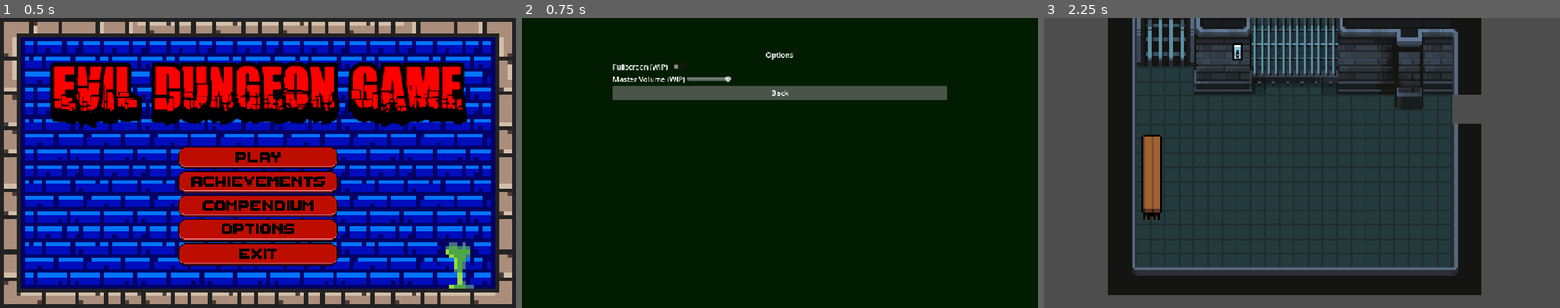
Above: before the commit, frames 1-3 (left to right).
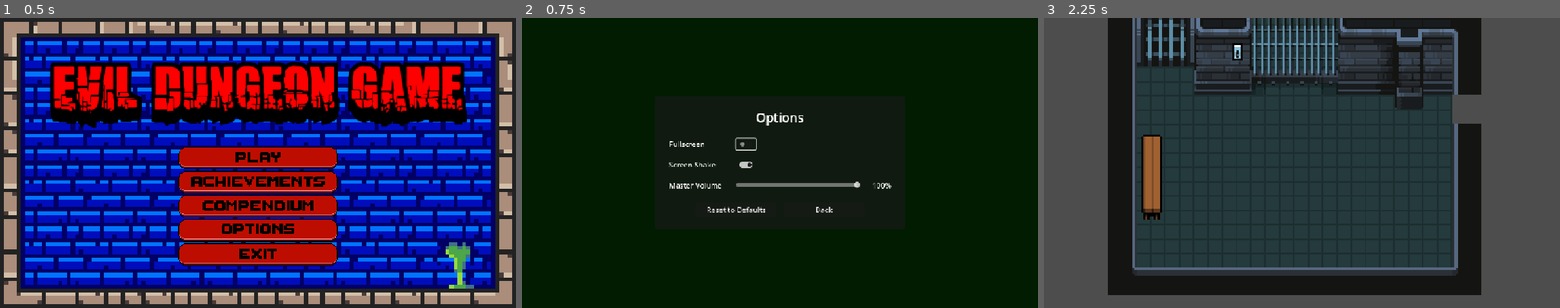
Above: after the commit, the same moments.

Repository: Maximgg21/A401-Project
Game: Godot game, scene res://scenes/ui/main_menu.tscn
Same seed, same stepped clock (60 frames per second), same inputs: the game is played once before the commit and once after it.
Inputs (mouse positions are in pixels of both pictures, inside the frame that each line leads up to):
- Up to frame 1 (0.5 s): no input
- Up to frame 2 (0.75 s): click (780, 229) at 0.5 s
- Up to frame 3 (2.25 s): click "Back" at 1.25 s; click (1302, 157) at 2 s

Frame 1 is identical in both runs. In frame 2, 4.8% of the frame differs, in the area x 17-83%, y 11-68%; in frame 3, nothing differs.

Commit message:
Functional options menu
Obviously added fullscreen and volume control, but also added a screen shake toggle in case we ever add shake effects

Diff:
--- /dev/null
+++ b/autoload/screen_shake.gd
@@ -0,0 +1,64 @@
+extends Node
+## Shakes the 2D view for a moment. Call it from anywhere:
+##     ScreenShake.shake()  # default hit
+##     ScreenShake.shake(14.0, 0.5)  # big hit: strength in pixels, duration in seconds
+##
+## Does nothing when the player has turned Screen Shake off in Options.
+##
+## It nudges the viewport's canvas transform, which moves everything on the default
+## canvas layer (the game world and the combat HUD). Nodes on their own CanvasLayer,
+## like the achievement popup and the brightness overlay, stay put.
+## The project has no Camera2D yet. If one is added, it overwrites the canvas
+## transform, so change _set_offset() to move the camera's offset instead.
+
+const DEFAULT_STRENGTH := 8.0
+const DEFAULT_DURATION := 0.3
+
+var _strength := 0.0
+var _duration := 0.0
+var _time_left := 0.0
+var _base_origin := Vector2.ZERO
+
+
+func _ready() -> void:
+	process_mode = Node.PROCESS_MODE_ALWAYS
+	set_process(false)
+
+
+func shake(strength: float = DEFAULT_STRENGTH, duration: float = DEFAULT_DURATION) -> void:
+	if not Settings.screen_shake_enabled or duration <= 0.0:
+		return
+
+	if _time_left > 0.0:
+		# Already shaking: only take over if the new shake beats what is left of this one.
+		var remaining_strength := _strength * _time_left / _duration
+		if strength <= remaining_strength:
+			return
+	else:
+		_base_origin = get_viewport().canvas_transform.origin
+
+	_strength = strength
+	_duration = duration
+	_time_left = duration
+	set_process(true)
+
+
+func _process(delta: float) -> void:
+	_time_left -= delta
+	# Also stops straight away if Screen Shake gets switched off mid-shake.
+	if _time_left <= 0.0 or not Settings.screen_shake_enabled:
+		_time_left = 0.0
+		_set_offset(Vector2.ZERO)
+		set_process(false)
+		return
+
+	var falloff := _time_left / _duration
+	var jitter := Vector2(randf_range(-1.0, 1.0), randf_range(-1.0, 1.0))
+	_set_offset(jitter * _strength * falloff)
+
+
+func _set_offset(offset: Vector2) -> void:
+	var viewport := get_viewport()
+	var canvas_transform := viewport.canvas_transform
+	canvas_transform.origin = _base_origin + offset
+	viewport.canvas_transform = canvas_transform
--- /dev/null
+++ b/autoload/settings.gd
@@ -0,0 +1,123 @@
+extends Node
+
+const SAVE_PATH := "user://settings.cfg"
+const SECTION := "settings"
+const SAVE_DELAY_SECONDS := 0.5
+
+const DEFAULT_FULLSCREEN := false
+const DEFAULT_SCREEN_SHAKE := true
+const DEFAULT_MASTER_VOLUME := 1.0
+
+const OVERLAY_LAYER := 128
+
+var fullscreen := DEFAULT_FULLSCREEN:
+	set(value):
+		if value == fullscreen:
+			return
+		fullscreen = value
+		_apply_fullscreen()
+		_queue_save()
+
+var screen_shake_enabled := DEFAULT_SCREEN_SHAKE:
+	set(value):
+		if value == screen_shake_enabled:
+			return
+		screen_shake_enabled = value
+		_queue_save()
+
+var master_volume := DEFAULT_MASTER_VOLUME:
+	set(value):
+		value = clampf(value, 0.0, 1.0)
+		if is_equal_approx(value, master_volume):
+			return
+		master_volume = value
+		_apply_master_volume()
+		_queue_save()
+
+var _loading := false
+var _dirty := false
+var _save_timer: Timer
+
+
+func _ready() -> void:
+	process_mode = Node.PROCESS_MODE_ALWAYS
+	_build_save_timer()
+	_load_from_disk()
+	_apply_all()
+
+
+func _notification(what: int) -> void:
+	if what == NOTIFICATION_WM_CLOSE_REQUEST or what == NOTIFICATION_EXIT_TREE:
+		flush()
+
+
+func reset_to_defaults() -> void:
+	fullscreen = DEFAULT_FULLSCREEN
+	screen_shake_enabled = DEFAULT_SCREEN_SHAKE
+	master_volume = DEFAULT_MASTER_VOLUME
+
+
+func save() -> void:
+	_dirty = false
+	_save_timer.stop()
+
+	var config := ConfigFile.new()
+	config.set_value(SECTION, "fullscreen", fullscreen)
+	config.set_value(SECTION, "screen_shake_enabled", screen_shake_enabled)
+	config.set_value(SECTION, "master_volume", master_volume)
+
+	var error := config.save(SAVE_PATH)
+	if error != OK:
+		push_warning("Settings: could not save %s (error %d)" % [SAVE_PATH, error])
+
+
+func flush() -> void:
+	if _dirty:
+		save()
+
+
+func _build_save_timer() -> void:
+	_save_timer = Timer.new()
+	_save_timer.one_shot = true
+	_save_timer.wait_time = SAVE_DELAY_SECONDS
+	_save_timer.timeout.connect(flush)
+	add_child(_save_timer)
+
+
+func _load_from_disk() -> void:
+	var config := ConfigFile.new()
+	if config.load(SAVE_PATH) != OK:
+		return
+
+	_loading = true
+	fullscreen = bool(config.get_value(SECTION, "fullscreen", DEFAULT_FULLSCREEN))
+	screen_shake_enabled = bool(
+		config.get_value(SECTION, "screen_shake_enabled", DEFAULT_SCREEN_SHAKE)
+	)
+	master_volume = float(config.get_value(SECTION, "master_volume", DEFAULT_MASTER_VOLUME))
+	_loading = false
+
+
+func _queue_save() -> void:
+	if _loading:
+		return
+	_dirty = true
+	_save_timer.start()
+
+
+func _apply_all() -> void:
+	_apply_fullscreen()
+	_apply_master_volume()
+
+
+func _apply_fullscreen() -> void:
+	var mode := DisplayServer.WINDOW_MODE_WINDOWED
+	if fullscreen:
+		mode = DisplayServer.WINDOW_MODE_FULLSCREEN
+	DisplayServer.window_set_mode(mode)
+
+
+func _apply_master_volume() -> void:
+	var bus := AudioServer.get_bus_index(&"Master")
+	AudioServer.set_bus_mute(bus, master_volume <= 0.0)
+	AudioServer.set_bus_volume_db(bus, linear_to_db(maxf(master_volume, 0.0001)))
--- a/project.godot
+++ b/project.godot
@@ -19,6 +19,8 @@
 
 RunState="*uid://c6pikp7gxn2ck"
 Achievements="*uid://db4kvslvpwwmw"
+ScreenShake="*uid://qh6kagh3vmd3"
+Settings="*uid://bpg03ptbo0lcx"
 
 [display]
 
--- a/scenes/ui/options.gd
+++ b/scenes/ui/options.gd
@@ -1,12 +1,74 @@
-extends Node
+extends Control
 
-@onready var back_button: Button = $VBoxContainer/BackButton
+const MAIN_MENU_PATH := "res://scenes/ui/main_menu.tscn"
+const SHAKE_PREVIEW_STRENGTH := 8.0
+const SHAKE_PREVIEW_SECONDS := 0.3
+
+@onready var fullscreen_toggle: CheckButton = %FullscreenToggle
+@onready var screen_shake_toggle: CheckButton = %ScreenShakeToggle
+@onready var volume_slider: HSlider = %VolumeSlider
+@onready var volume_value: Label = %VolumeValue
+@onready var reset_button: Button = %ResetButton
+@onready var back_button: Button = %BackButton
 
 
-# Called when the node enters the scene tree for the first time.
 func _ready() -> void:
-	back_button.pressed.connect(_on_back_pressed)
+	volume_slider.min_value = 0.0
+	volume_slider.max_value = 100.0
+	volume_slider.step = 1.0
+
+	_refresh_from_settings()
+
+	fullscreen_toggle.toggled.connect(_on_fullscreen_toggled)
+	screen_shake_toggle.toggled.connect(_on_screen_shake_toggled)
+	volume_slider.value_changed.connect(_on_volume_changed)
+	reset_button.pressed.connect(_on_reset_pressed)
+	back_button.pressed.connect(_go_back)
+
+	fullscreen_toggle.grab_focus()
 
 
-func _on_back_pressed() -> void:
-	get_tree().change_scene_to_file("res://scenes/ui/main_menu.tscn")
+func _unhandled_input(event: InputEvent) -> void:
+	if event.is_action_pressed("ui_cancel"):
+		get_viewport().set_input_as_handled()
+		_go_back()
+
+
+func _exit_tree() -> void:
+	Settings.flush()
+
+
+func _refresh_from_settings() -> void:
+	fullscreen_toggle.set_pressed_no_signal(Settings.fullscreen)
+	screen_shake_toggle.set_pressed_no_signal(Settings.screen_shake_enabled)
+	volume_slider.set_value_no_signal(Settings.master_volume * 100.0)
+	_update_value_labels()
+
+
+func _update_value_labels() -> void:
+	volume_value.text = "%d%%" % roundi(Settings.master_volume * 100.0)
+
+
+func _on_fullscreen_toggled(enabled: bool) -> void:
+	Settings.fullscreen = enabled
+
+
+func _on_screen_shake_toggled(enabled: bool) -> void:
+	Settings.screen_shake_enabled = enabled
+	if enabled:
+		# A small demo so the player feels what they just turned on.
+		ScreenShake.shake(SHAKE_PREVIEW_STRENGTH, SHAKE_PREVIEW_SECONDS)
+
+
+func _on_volume_changed(value: float) -> void:
+	Settings.master_volume = value / 100.0
+	_update_value_labels()
+
+
+func _on_reset_pressed() -> void:
+	Settings.reset_to_defaults()
+	_refresh_from_settings()
+
+
+func _go_back() -> void:
+	get_tree().change_scene_to_file(MAIN_MENU_PATH)
--- a/scenes/ui/options.tscn
+++ b/scenes/ui/options.tscn
@@ -2,7 +2,7 @@
 
 [ext_resource type="Script" uid="uid://bstcfjbxbv1qn" path="res://scenes/ui/options.gd" id="1_5v8ap"]
 
-[node name="Options" type="Control" unique_id=127536689]
+[node name="Options" type="Control" unique_id=245378608]
 layout_mode = 3
 anchors_preset = 15
 anchor_right = 1.0
@@ -11,7 +11,7 @@
 grow_vertical = 2
 script = ExtResource("1_5v8ap")
 
-[node name="OptionsBG" type="ColorRect" parent="." unique_id=1670157328]
+[node name="OptionsBG" type="ColorRect" parent="." unique_id=1312164540]
 layout_mode = 1
 anchors_preset = 15
 anchor_right = 1.0
@@ -20,52 +20,97 @@
 grow_vertical = 2
 color = Color(0.006638326, 0.10976923, 0.0050044092, 1)
 
-[node name="VBoxContainer" type="VBoxContainer" parent="." unique_id=1069121931]
-custom_minimum_size = Vector2(100, 0)
+[node name="Center" type="CenterContainer" parent="." unique_id=819192865]
 layout_mode = 1
-anchors_preset = 8
-anchor_left = 0.5
-anchor_top = 0.5
-anchor_right = 0.5
-anchor_bottom = 0.5
-offset_left = -373.75
-offset_top = -254.25
-offset_right = 373.75
-offset_bottom = 254.25
+anchors_preset = 15
+anchor_right = 1.0
+anchor_bottom = 1.0
 grow_horizontal = 2
 grow_vertical = 2
 
-[node name="Label" type="Label" parent="VBoxContainer" unique_id=768489118]
+[node name="Panel" type="PanelContainer" parent="Center" unique_id=704117351]
+custom_minimum_size = Vector2(560, 0)
 layout_mode = 2
+
+[node name="Margin" type="MarginContainer" parent="Center/Panel" unique_id=1994348680]
+layout_mode = 2
+theme_override_constants/margin_left = 32
+theme_override_constants/margin_top = 28
+theme_override_constants/margin_right = 32
+theme_override_constants/margin_bottom = 28
+
+[node name="Layout" type="VBoxContainer" parent="Center/Panel/Margin" unique_id=818051540]
+layout_mode = 2
+theme_override_constants/separation = 28
+
+[node name="Title" type="Label" parent="Center/Panel/Margin/Layout" unique_id=2082321677]
+layout_mode = 2
+theme_override_font_sizes/font_size = 28
 text = "Options"
 horizontal_alignment = 1
 
-[node name="Fullscreen" type="HBoxContainer" parent="VBoxContainer" unique_id=477847647]
+[node name="Rows" type="GridContainer" parent="Center/Panel/Margin/Layout" unique_id=373402143]
 layout_mode = 2
+theme_override_constants/h_separation = 32
+theme_override_constants/v_separation = 22
+columns = 2
 
-[node name="Label" type="Label" parent="VBoxContainer/Fullscreen" unique_id=484678285]
+[node name="FullscreenLabel" type="Label" parent="Center/Panel/Margin/Layout/Rows" unique_id=435626677]
 layout_mode = 2
-text = "Fullscreen (WIP)"
+text = "Fullscreen"
 
-[node name="FullscreenToggle" type="CheckButton" parent="VBoxContainer/Fullscreen" unique_id=1503467656]
+[node name="FullscreenToggle" type="CheckButton" parent="Center/Panel/Margin/Layout/Rows" unique_id=888068191]
+unique_name_in_owner = true
 layout_mode = 2
-size_flags_horizontal = 4
-size_flags_vertical = 4
+size_flags_horizontal = 0
 
-[node name="MasterVolume" type="HBoxContainer" parent="VBoxContainer" unique_id=91352240]
+[node name="ScreenShakeLabel" type="Label" parent="Center/Panel/Margin/Layout/Rows" unique_id=965141202]
 layout_mode = 2
+text = "Screen Shake"
 
-[node name="Label" type="Label" parent="VBoxContainer/MasterVolume" unique_id=1133206111]
+[node name="ScreenShakeToggle" type="CheckButton" parent="Center/Panel/Margin/Layout/Rows" unique_id=1779646491]
+unique_name_in_owner = true
 layout_mode = 2
-text = "Master Volume (WIP)"
+size_flags_horizontal = 0
+button_pressed = true
 
-[node name="MasterSlider" type="HSlider" parent="VBoxContainer/MasterVolume" unique_id=1200398948]
-custom_minimum_size = Vector2(100, 0)
+[node name="VolumeLabel" type="Label" parent="Center/Panel/Margin/Layout/Rows" unique_id=1411197132]
 layout_mode = 2
+text = "Master Volume"
+
+[node name="VolumeControl" type="HBoxContainer" parent="Center/Panel/Margin/Layout/Rows" unique_id=1754237654]
+layout_mode = 2
+size_flags_horizontal = 3
+theme_override_constants/separation = 12
+
+[node name="VolumeSlider" type="HSlider" parent="Center/Panel/Margin/Layout/Rows/VolumeControl" unique_id=1811861953]
+unique_name_in_owner = true
+custom_minimum_size = Vector2(240, 0)
+layout_mode = 2
+size_flags_horizontal = 3
 size_flags_vertical = 4
 value = 100.0
 
-[node name="BackButton" type="Button" parent="VBoxContainer" unique_id=32103763]
-modulate = Color(4.768765, 4.768765, 4.768765, 1)
+[node name="VolumeValue" type="Label" parent="Center/Panel/Margin/Layout/Rows/VolumeControl" unique_id=595615604]
+unique_name_in_owner = true
+custom_minimum_size = Vector2(56, 0)
+layout_mode = 2
+text = "100%"
+horizontal_alignment = 2
+
+[node name="Buttons" type="HBoxContainer" parent="Center/Panel/Margin/Layout" unique_id=1892016131]
+layout_mode = 2
+theme_override_constants/separation = 16
+alignment = 1
+
+[node name="ResetButton" type="Button" parent="Center/Panel/Margin/Layout/Buttons" unique_id=170093779]
+unique_name_in_owner = true
+custom_minimum_size = Vector2(180, 0)
+layout_mode = 2
+text = "Reset to Defaults"
+
+[node name="BackButton" type="Button" parent="Center/Panel/Margin/Layout/Buttons" unique_id=1201494994]
+unique_name_in_owner = true
+custom_minimum_size = Vector2(180, 0)
 layout_mode = 2
 text = "Back"
Not shown, added: autoload/screen_shake.gd.uid
Not shown, added: autoload/settings.gd.uid
